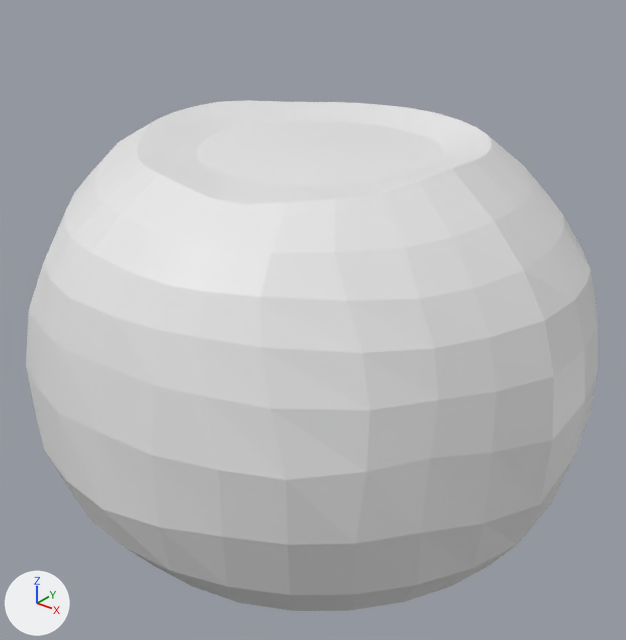
Two versions of the Blender file 苹果.blend, one commit apart.
One viewpoint serves both versions: a camera (50 mm lens) standing at (1.706, -2.157, 1.365) and looking at (0.007, -0.034, 0.048). Lighting does not change. The marker at lower left points along +X, +Y and +Z.

In view in the first picture: '球体'.
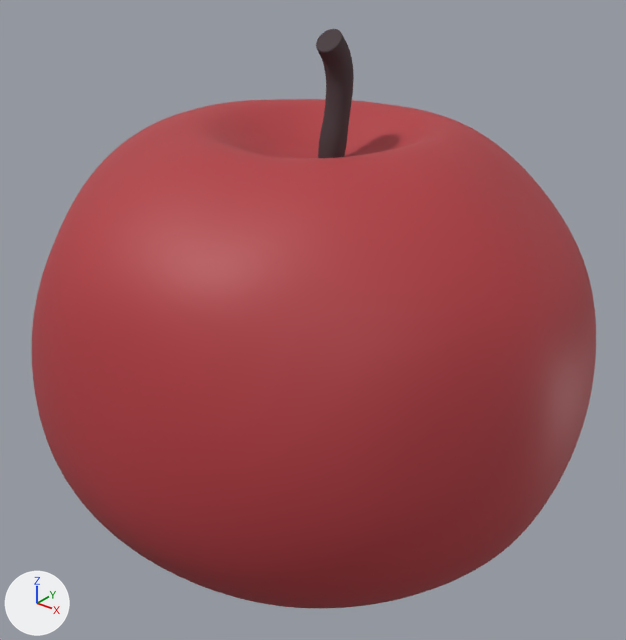
Commit message: [*]routinely update

Boxes (x1, y1, x2, y2) around the edits, measured in the pictures (626 x 640 px):
'球体', reshaped, modifiers changed
    before: (26, 100, 598, 611)
    after: (32, 99, 596, 609)
'贝塞尔曲线', added
    after: (316, 29, 354, 158)
part 1 of me_球体, built on
    before: (137, 100, 491, 204)
    after: (140, 99, 490, 202)
part 2 of me_球体, recoloured
    before: (26, 119, 598, 611)
    after: (32, 119, 596, 609)

Diff of the bpy script that builds the scene:
```diff
--- a/苹果.blend.py
+++ b/苹果.blend.py
@@ mat_材质_001 @@
+mat_材质_001 = principled_material('材质.001')
+mat_材质_001.base_color = (0.447, 0.0429, 0.0522)  # red #b23a41
+mat_材质_001.roughness = 0.543
@@ mat_材质 @@
+mat_材质 = principled_material('材质')
+mat_材质.base_color = (0.0606, 0.0392, 0.0442)  # dark grey #46383b
+mat_材质.roughness = 0.831
@@ me_球体 @@
 # used by ob_球体; location = (0.0, 0.0, 0.0)
-me_球体.from_pydata(...)  # 513 vertices, 497 faces; spans x -0.98..0.97, y -0.98..0.98, z -0.71..0.71
+me_球体.from_pydata(...)  # 768 vertices, 738 faces; spans x -0.98..0.97, y -0.98..0.98, z -0.78..0.74
+# me_球体 part 1: 64 vertices moved from x -0.38..0.38, y -0.39..0.38, z 0.64..0.66 to x -0.38..0.38, y -0.39..0.38, z 0.68..0.74; 32 vertices removed from x -0.07..0.13, y -0.07..0.11, z 0.66; 160 vertices added at x -0.19..0.23, y -0.19..0.21, z 0.58..0.64
+# me_球体 part 2: 416 faces spanning x -0.98..0.97, y -0.98..0.98, z -0.78..0.74 switch from no material to mat_材质_001 (red #b23a41)
@@ me_贝塞尔曲线 @@
+me_贝塞尔曲线.from_pydata(...)  # 181 vertices, 174 faces; spans x -1.13..1.0, y -0.15..0.39, z -0.18..0.18
+me_贝塞尔曲线.polygons.foreach_set('use_smooth', [True] * 174)
+me_贝塞尔曲线.materials.append(mat_材质)  # dark grey #46383b
@@ ob_球体 @@
 ob_球体.location = (0.0, 0.0, 0.0)
+_m = ob_球体.modifiers.new('Subdivision', 'SUBSURF')
+_m.levels = 2
@@ ob_贝塞尔曲线 @@
+ob_贝塞尔曲线 = bpy.data.objects.new('贝塞尔曲线', me_贝塞尔曲线)
+ob_贝塞尔曲线.parent = ob_球体
+ob_贝塞尔曲线.location = (0.0302, 0.015, 0.719)
+ob_贝塞尔曲线.rotation_euler = (0.0, 1.571, 0.0)  # degrees (0, 90, 0)
+ob_贝塞尔曲线.scale = (0.26, 0.26, 0.26)
+_m = ob_贝塞尔曲线.modifiers.new('Subdivision', 'SUBSURF')
+_m.levels = 2
```
